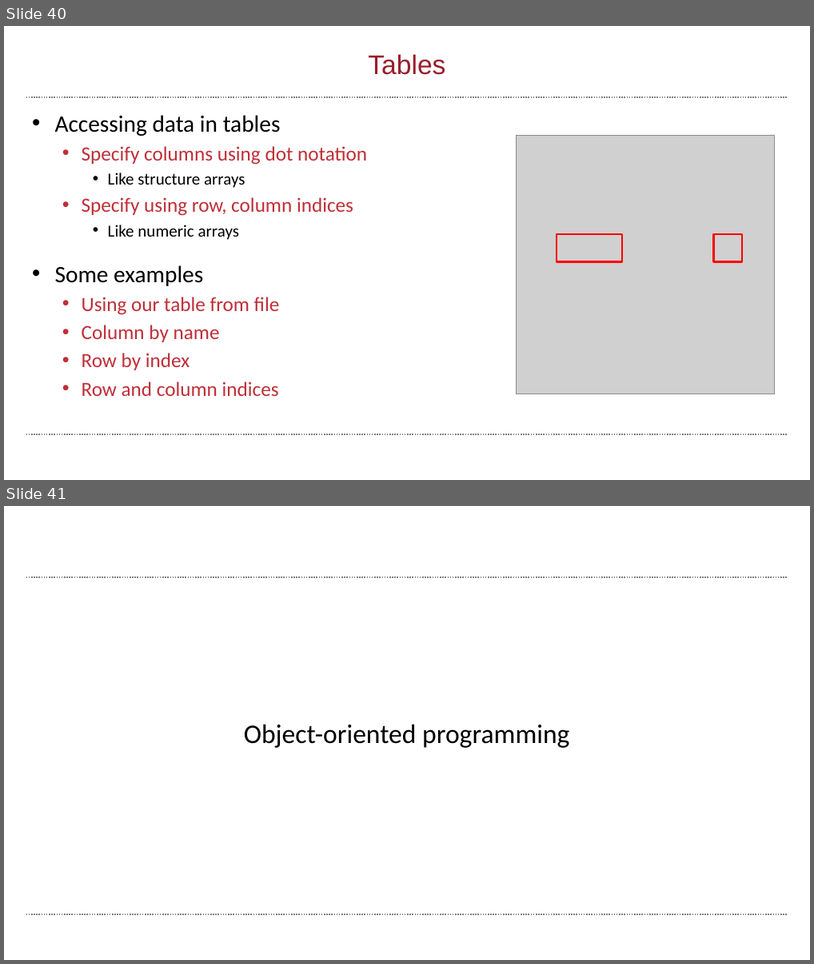
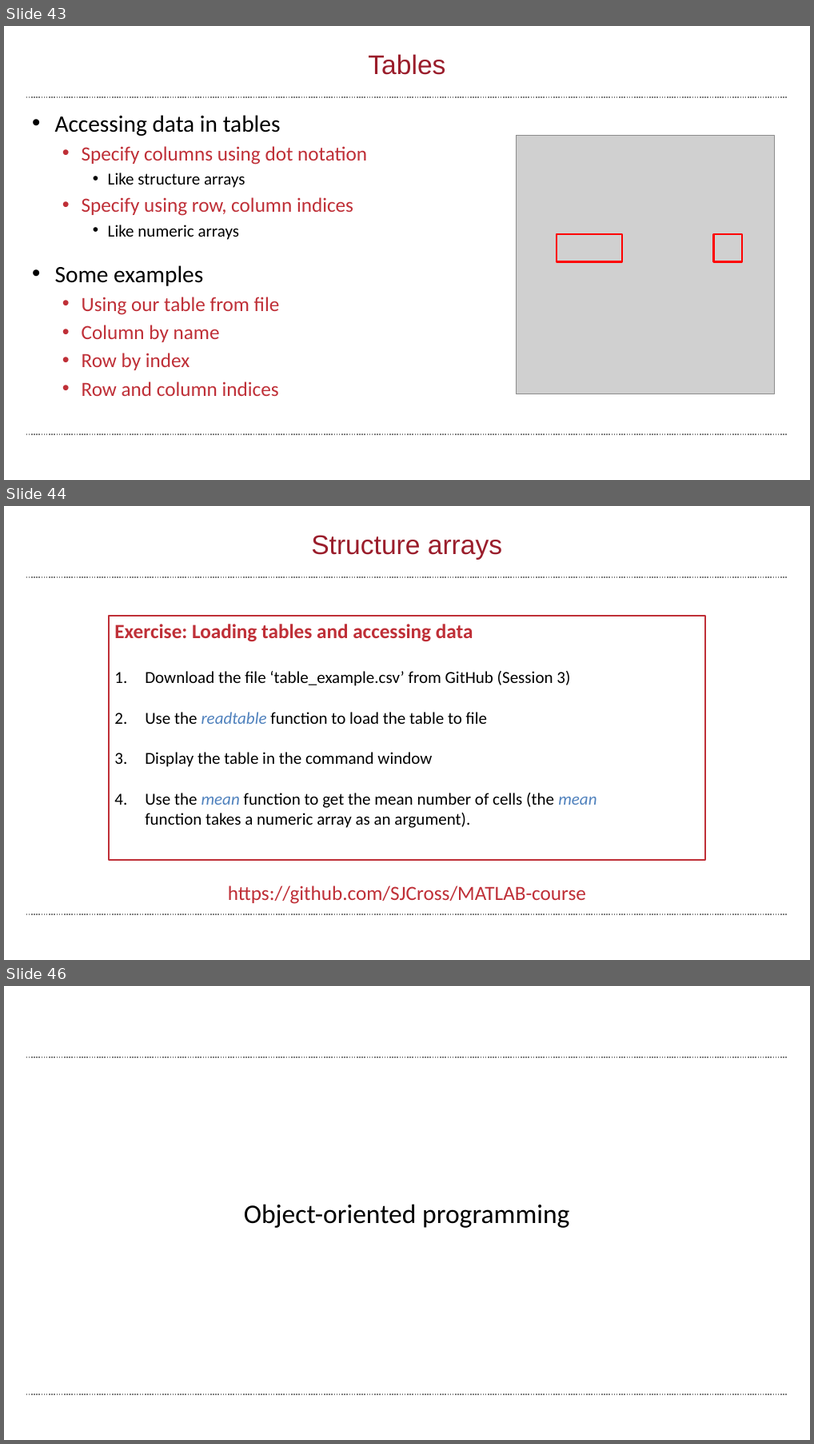
Before and after one commit to wbif-bristol/MATLAB-course, a slide deck: Session 3 - Advanced data structures/MATLAB Session 3.pptx. Shown one above the other, each under a label of ours: slides 40 and 41 before the commit, slides 43, 44 and 46 after it; the slides between them are not shown. The pictures are 814x964 and 814x1444 pixels, drawn with LibreOffice and Linux fonts; fonts in the diff are those of the drawing; grey boxes stand for pictures; background and template pictures are left out. Boxes give left, top, right and bottom in pixels: in the first picture for what was removed or moved away, otherwise in the second. Text is boxed around its words. In the diff, an @@ line names an element or a change of style, - is before the commit and + after.

Commit message:
More slide exercises for Session 3

```diff
--- a/Session 3 - Advanced data structures/MATLAB Session 3.pptx
+++ b/Session 3 - Advanced data structures/MATLAB Session 3.pptx
@@ slide 44 added at [4, 506, 810, 960], background #FFFFFF; not listed: 2 template elements that a slide beside it also shows @@
@@ title added at [311, 535, 502, 560], 32 pt, text #9A1D2B @@
+Structure arrays
@@ rectangle added at [109, 616, 706, 860], fill #FFFFFF, outline #BF2F37 2 pt @@
@@ text added at [114, 624, 597, 828], 20 pt, text #000000 @@
+Exercise: Loading tables and accessing data
+1. Download the file ‘table_example.csv’ from GitHub (Session 3)
+2. Use the readtable function to load the table to file
+3. Display the table in the command window
+4. Use the mean function to get the mean number of cells (the mean function takes a numeric array as an argument).
@@ text added at [228, 885, 586, 904], 24 pt, text #BF2F37 @@
+https://github.com/SJCross/MATLAB-course
@@ what was slide 40 is now slide 43 @@
@@ what was slide 41 is now slide 46 @@
```
Also in this commit, not shown: 5 slides changed, 9 other slides added, 1 slide removed, 2 other files.
